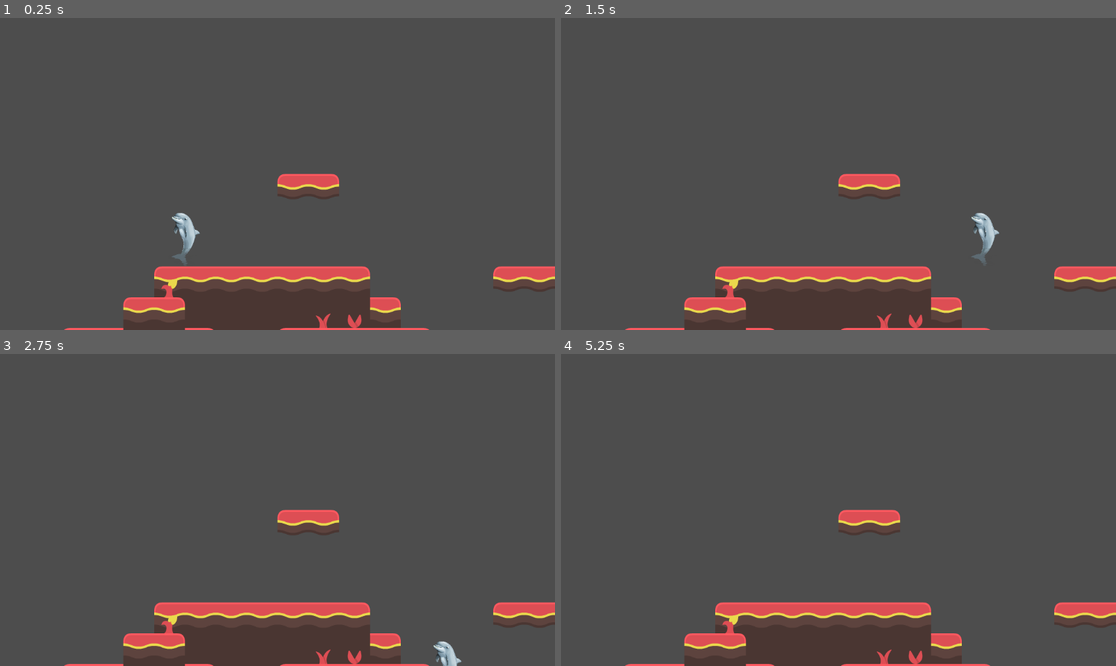
Above: before the commit, frames 1-4 (two rows, left to right).
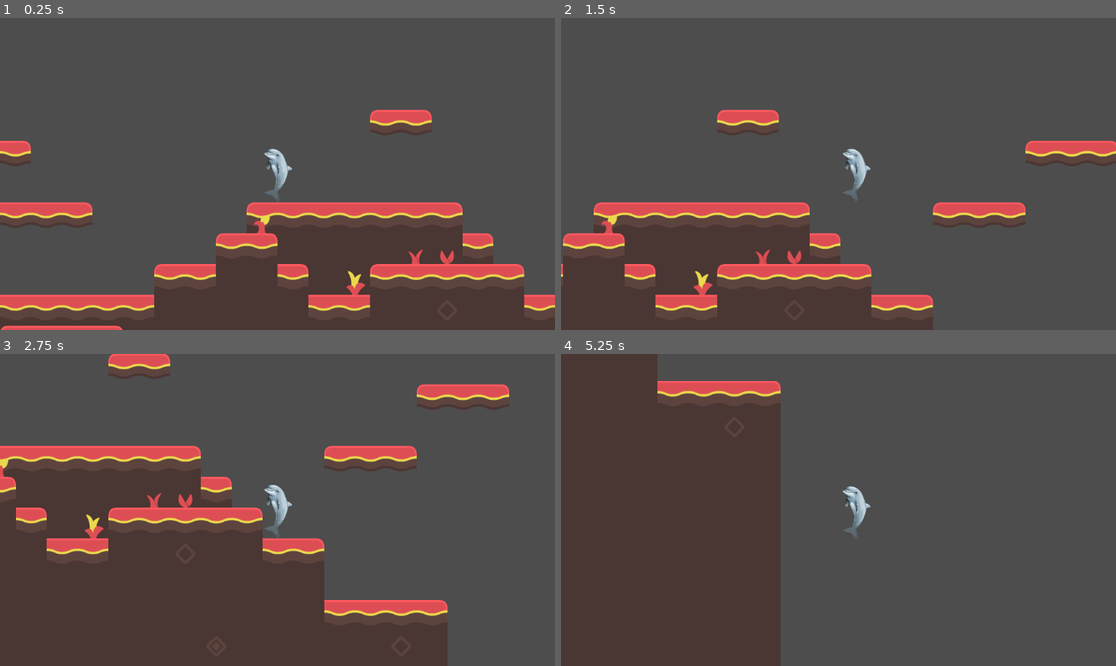
Above: after the commit, the same moments.

Repository: A-vd-E/Eget-spel
Game: Godot game, scene res://scenes/world1.tscn
Two runs of this game, one before a commit and one after it. Both use one fixed random seed, a clock stepped at 60 frames per second and the inputs below.
Inputs:
- Up to frame 1 (0.25 s): no input
- Up to frame 2 (1.5 s): tap Enter at 0.5 s; hold D (right) from 0.53 s (still down); tap C (dash) at 0.6, 1.35 s; tap Space (jump) at 0.77 s
- Up to frame 3 (2.75 s): tap Space (jump) at 1.52 s; release D (right) at 2.03 s; hold A (left) from 2.03 s (still down); tap C (dash) at 2.1 s
- Up to frame 4 (5.25 s): tap Space (jump) at 2.75, 3.02, 3.77, 4.52 s; release A (left) at 2.78 s; hold D (right) 2.78-4.28 s; tap C (dash) every 0.75 s from 2.85 to 5.1 s; hold A (left) 4.28-5.03 s; hold D (right) from 5.03 s (still down)

The runs differ from the first frame. In frame 1, 20% of the frame differs, in the area x 0-100%, y 29-100%; in frame 2, 19%; in frame 3, 35%; in frame 4, 42%, in the area x 0-100%, y 0-100%.

Commit message:
Fixes #5. Added camera node to player, now camera follows. Added some smoothing. Also enabled physics interpolation in project settings for smooth movement.

Diff:
--- a/project.godot
+++ b/project.godot
@@ -44,6 +44,7 @@
 
 3d/physics_engine="Jolt Physics"
 2d/default_gravity=1500.0
+common/physics_interpolation=true
 
 [rendering]
 
--- a/scenes/player.tscn
+++ b/scenes/player.tscn
@@ -26,5 +26,9 @@
 [node name="dash_again_timer" type="Timer" parent="." unique_id=842854450]
 wait_time = 0.5
 
+[node name="Camera2D" type="Camera2D" parent="." unique_id=452903423]
+position_smoothing_enabled = true
+position_smoothing_speed = 9.0
+
 [connection signal="timeout" from="dash_timer" to="." method="_on_dash_timer_timeout"]
 [connection signal="timeout" from="dash_again_timer" to="." method="_on_dash_again_timer_timeout"]
